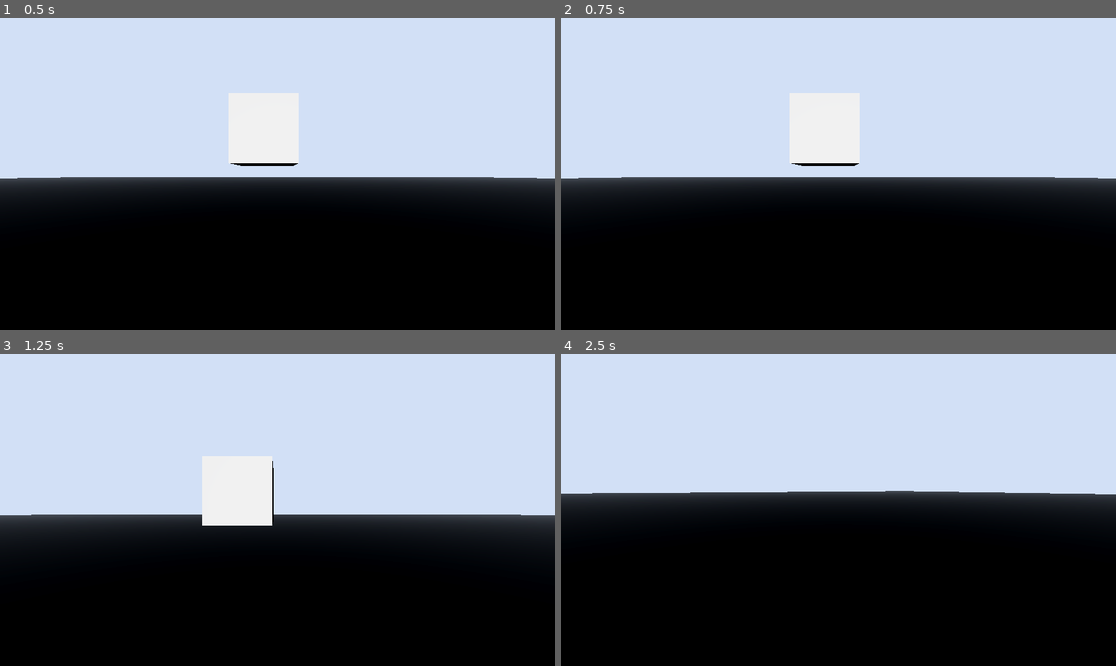
Above: before the commit, frames 1-4 (two rows, left to right).
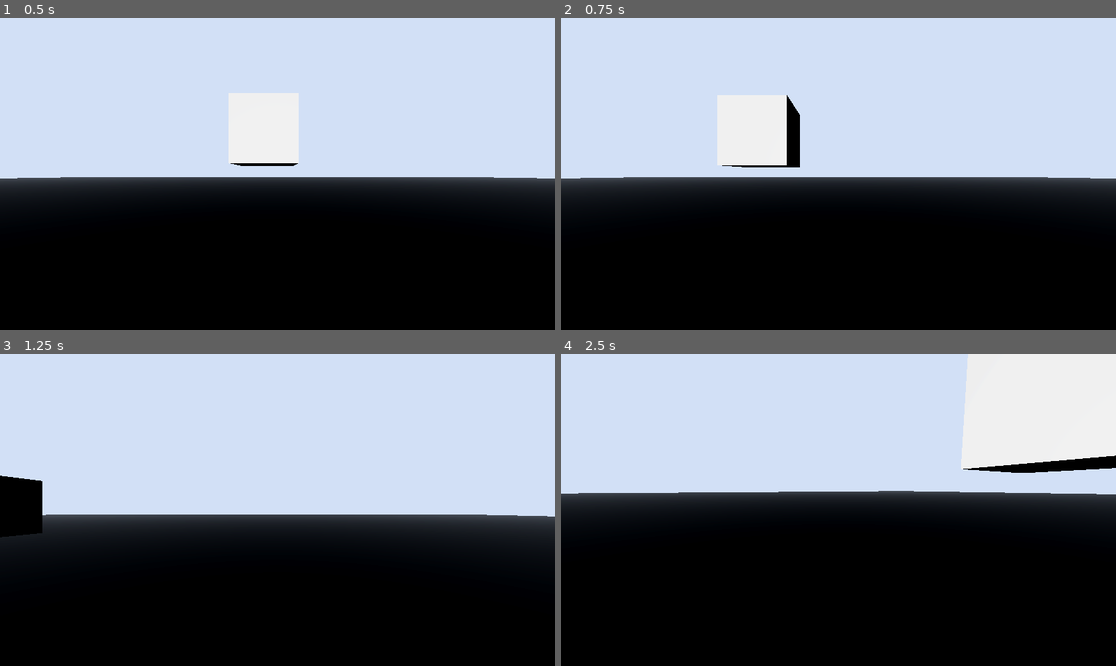
Above: after the commit, the same moments.

Repository: botondf/fpsgame
Game: Godot game, scene res://world/world.tscn
The game is run twice, just before and just after one commit, with the same random seed, the same clock (stepped at 60 frames per second) and the same inputs.
Inputs (mouse positions are in pixels of both pictures, inside the frame that each line leads up to):
- Up to frame 1 (0.5 s): no input
- Up to frame 2 (0.75 s): move the mouse to (960, 158) at 0.52 s; hold D (right) from 0.53 s (still down); hold Shift (sprint) from 0.53 s (still down); click (960, 158) at 0.67 s
- Up to frame 3 (1.25 s): keep holding D (right); keep holding Shift (sprint); tap Space (jump) at 0.77 s
- Up to frame 4 (2.5 s): move the mouse to (810, 510) at 1.27 s; release D (right) at 1.28 s; release Shift (sprint) at 1.28 s; hold W (forward) from 1.28 s (still down); tap Shift (sprint) at 1.35 s; tap Space (jump) at 1.52 s; move the mouse to (849, 503) at 2.02 s; hold Shift (sprint) from 2.03 s (still down)

Frame 1 is identical in both runs. In frame 2, 6.0% of the frame differs, in the area x 3-97%, y 24-52%; in frame 3, 4.3%; in frame 4, 10%, in the area x 3-100%, y 0-45%.

Commit message:
handle on wall physics

Diff:
--- a/character/character.gd
+++ b/character/character.gd
@@ -44,12 +44,28 @@
 			%Camera3D.rotate_x(-event.relative.y * look_sensitivity)
 			$%Camera3D.rotation.x = clamp(%Camera3D.rotation.x, deg_to_rad(-90), deg_to_rad(90))
 
+func clip_velocity(normal: Vector3, overbounce : float, delta : float) -> void:
+	var backoff := self.velocity.dot(normal) * overbounce # old source collision push
+	if backoff >= 0: return
+	var change := normal * backoff
+	self.velocity -= change
+	var adjust := self.velocity.dot(normal)
+	if adjust < 0.0:
+		self.velocity -= normal * adjust
+
+func is_surface_too_steep(normal : Vector3) -> bool:
+	var max_slope_angle_dot = Vector3(0,1,0).rotated(Vector3(1.0,0,0), self.floor_max_angle).dot(Vector3(0,1,1))
+	if normal.dot(Vector3(0,1,0)) < max_slope_angle_dot:
+		return true
+	return false
+
 func _handle_ground_physics(delta) -> void:
 	var current_speed_in_wish_dir = self.velocity.dot(wish_dir)
 	var add_speed_till_cap = get_move_speed() - current_speed_in_wish_dir
 	if add_speed_till_cap > 0:
 		var accel_speed = ground_accel * delta * get_move_speed()
 		accel_speed = min(accel_speed, add_speed_till_cap)
+		self.velocity += accel_speed * wish_dir
 	#friction
 	var control = max(self.velocity.length(), ground_decel)
 	var drop = control * ground_friction * delta
@@ -69,6 +85,12 @@
 		var accel_speed = air_accel * air_move_speed * delta
 		accel_speed = min(accel_speed, add_speed_till_cap)
 		self.velocity += accel_speed * wish_dir
+	if is_on_wall():
+		if is_surface_too_steep(get_wall_normal()):
+			self.motion_mode = CharacterBody3D.MOTION_MODE_FLOATING
+		else:
+			self.motion_mode = CharacterBody3D.MOTION_MODE_GROUNDED
+		clip_velocity(get_wall_normal(), 1, delta) # surfs up
 
 func _physics_process(delta):
 	var input_dir = Input.get_vector("left", "right", "forward", "back").normalized()
